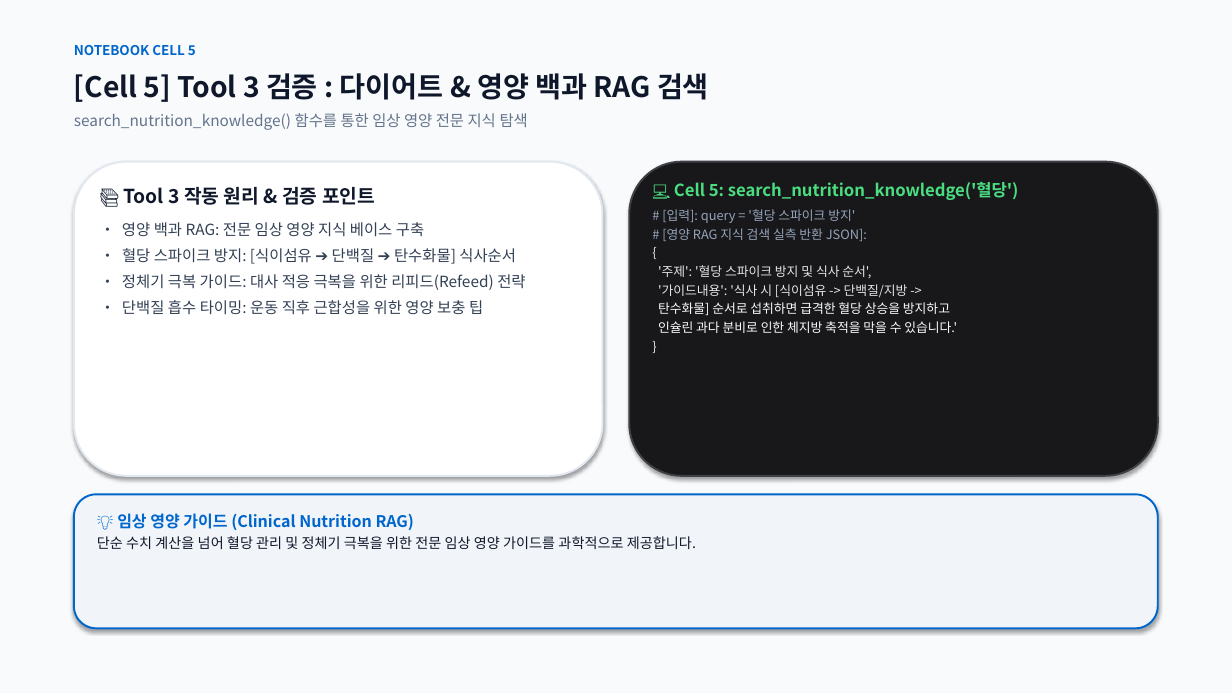
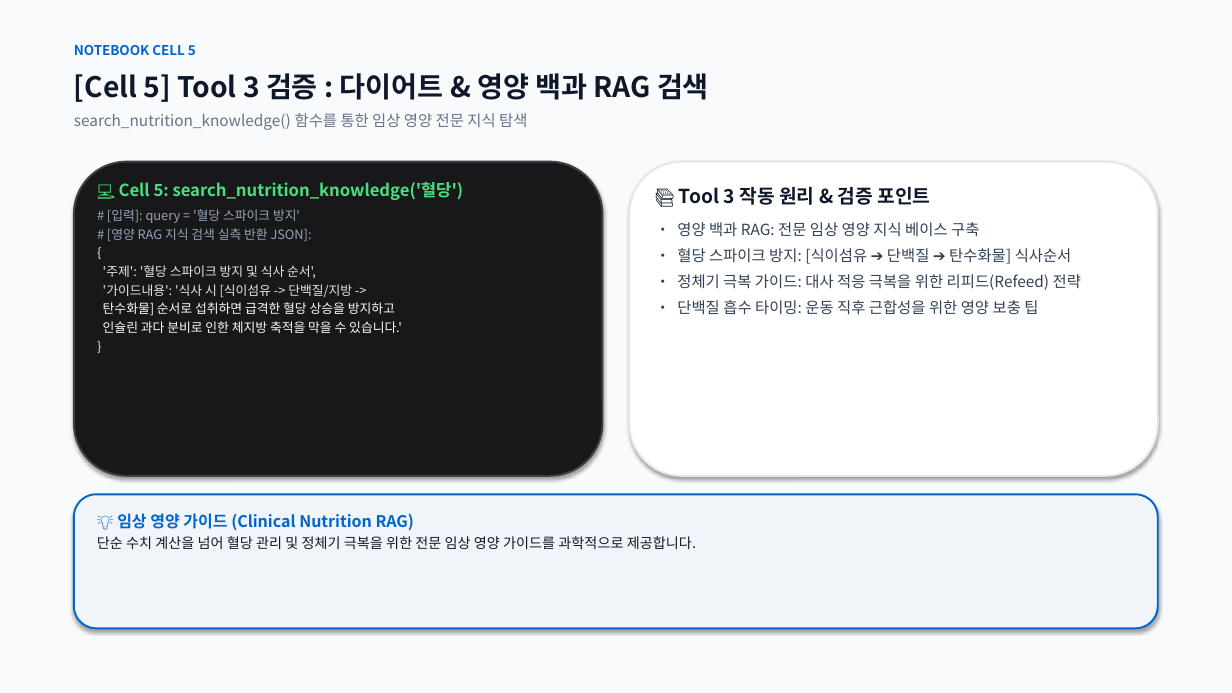
Before and after one commit to rye6837-web/impossible_to_get_lost_my_weight, a slide deck: slide 7 of AI_Diet_Coach_Presentation.pptx. Drawn at 1232x693 pixels with LibreOffice and Linux fonts; fonts in the diff are those of the drawing. Boxes give left, top, right and bottom in pixels: in the first picture for what was removed or moved away, otherwise in the second. Text is boxed around its words. In the diff, an @@ line names an element or a change of style, - is before the commit and + after.

Commit message:
style: Flip slide layout to place notebook code/output on the left and technical explanations on the right

```diff
--- a/AI_Diet_Coach_Presentation.pptx
+++ b/AI_Diet_Coach_Presentation.pptx
@@ rounded rectangle at (74,162,603,476): fill #FFFFFF to #18181B; outline #E2E8F0 1.5 pt to #3F3F46 1.5 pt @@
@@ rounded rectangle at (629,162,1158,476): fill #18181B to #FFFFFF; outline #3F3F46 1.5 pt to #E2E8F0 1.5 pt @@
@@ text at (103,182,463,333): text changed; size 12 to 10 pt; text colour #334155 to #E4E4E7 @@
-📚 Tool 3 작동 원리 & 검증 포인트
-• 영양 백과 RAG: 전문 임상 영양 지식 베이스 구축
-• 혈당 스파이크 방지: [식이섬유 ➔ 단백질 ➔ 탄수화물] 식사순서
-• 정체기 극복 가이드: 대사 적응 극복을 위한 리피드(Refeed) 전략
-• 단백질 흡수 타이밍: 운동 직후 근합성을 위한 영양 보충 팁
+💻 Cell 5: search_nutrition_knowledge('혈당')
+# [입력]: query = '혈당 스파이크 방지'
+# [영양 RAG 지식 검색 실측 반환 JSON]:
+{
+'주제': '혈당 스파이크 방지 및 식사 순서',
+'가이드내용': '식사 시 [식이섬유 -> 단백질/지방 ->
+탄수화물] 순서로 섭취하면 급격한 혈당 상승을 방지하고
+인슐린 과다 분비로 인한 체지방 축적을 막을 수 있습니다.'
+}
@@ text at (677,187,1081,315): text changed; size 10 to 12 pt; text colour #E4E4E7 to #334155 @@
-💻 Cell 5: search_nutrition_knowledge('혈당')
-# [입력]: query = '혈당 스파이크 방지'
-# [영양 RAG 지식 검색 실측 반환 JSON]:
-{
-'주제': '혈당 스파이크 방지 및 식사 순서',
-'가이드내용': '식사 시 [식이섬유 -> 단백질/지방 ->
-탄수화물] 순서로 섭취하면 급격한 혈당 상승을 방지하고
-인슐린 과다 분비로 인한 체지방 축적을 막을 수 있습니다.'
-}
+📚 Tool 3 작동 원리 & 검증 포인트
+• 영양 백과 RAG: 전문 임상 영양 지식 베이스 구축
+• 혈당 스파이크 방지: [식이섬유 ➔ 단백질 ➔ 탄수화물] 식사순서
+• 정체기 극복 가이드: 대사 적응 극복을 위한 리피드(Refeed) 전략
+• 단백질 흡수 타이밍: 운동 직후 근합성을 위한 영양 보충 팁
```
Also in this commit, not shown: 8 other slides changed, 1 other file.
